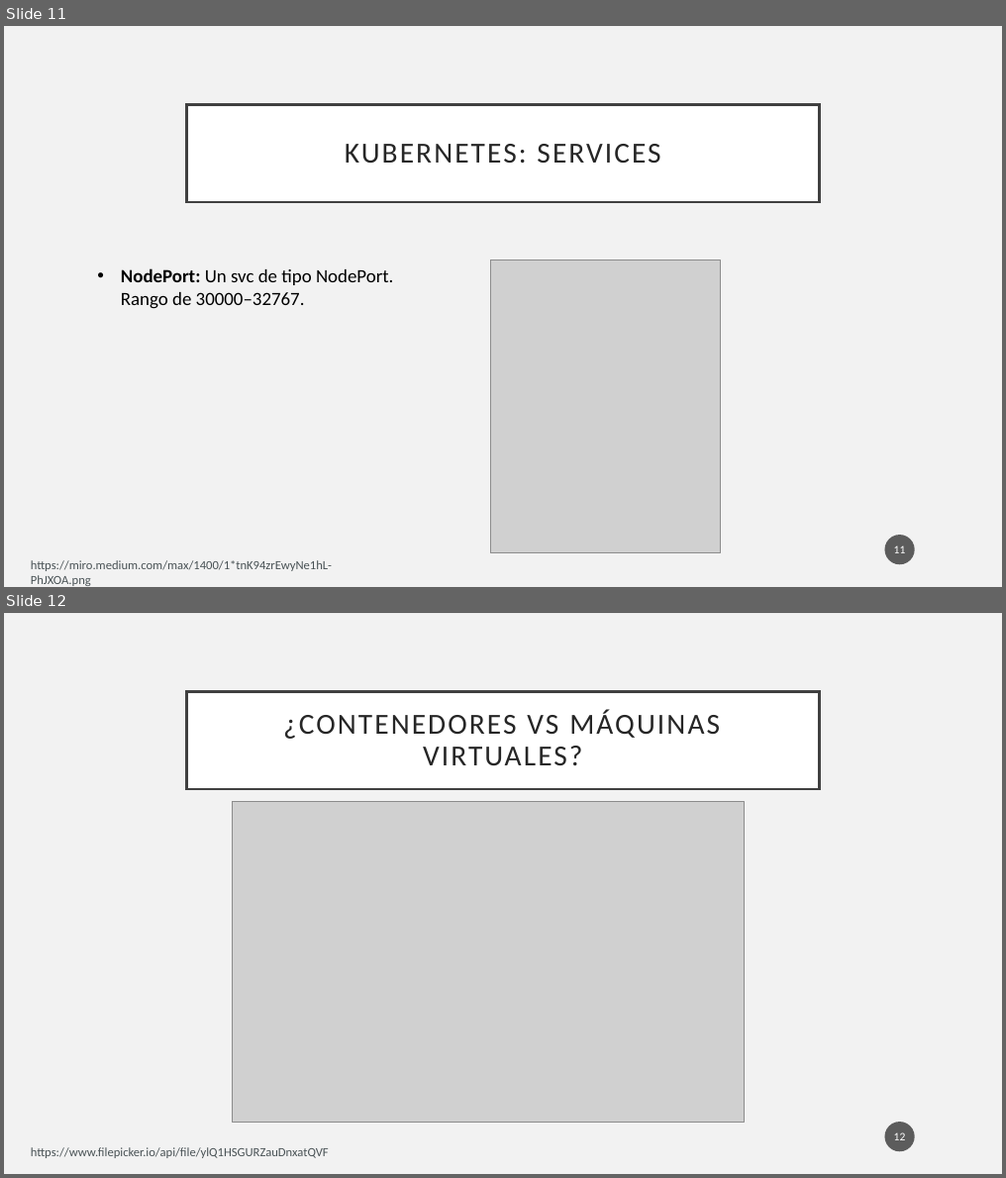
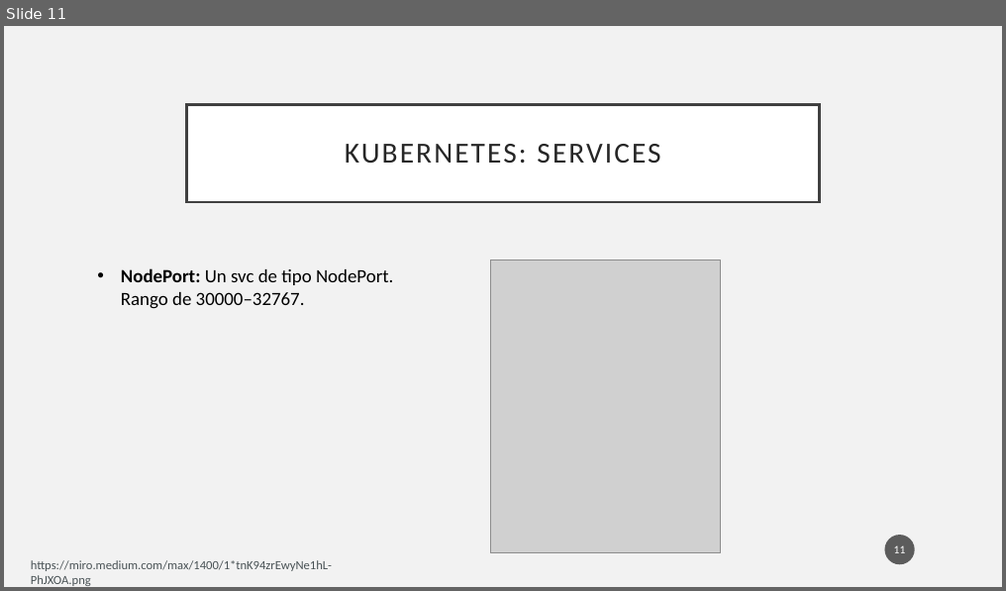
Before and after one commit to pablodevrzmz/python-docker-k8s-workshop, a slide deck: week 3/week_3.pptx. Shown one above the other, each under a label of ours: slides 11 and 12 before the commit, slide 11 after it. The pictures are 1006x1178 and 1006x591 pixels, drawn with LibreOffice and Linux fonts; fonts in the diff are those of the drawing; grey boxes stand for pictures. Boxes give left, top, right and bottom in pixels: in the first picture for what was removed or moved away, otherwise in the second. Text is boxed around its words. In the diff, an @@ line names an element or a change of style, - is before the commit and + after.

```diff
--- a/week 3/week_3.pptx
+++ b/week 3/week_3.pptx
@@ slide 12 removed at [4,613,1002,1174], background #F2F2F2 @@
@@ title removed at [187,691,819,789] @@
-¿CONTENEDORES VS MÁQUINAS VIRTUALES?
@@ picture removed at [233,802,744,1122] @@
@@ page number removed at [885,1122,915,1152] @@
-12
@@ text removed at [31,1148,329,1158] @@
-https://www.filepicker.io/api/file/ylQ1HSGURZauDnxatQVF
```
Also in this commit, not shown: 13 slides added, 26 other slides removed, 13 other files.
